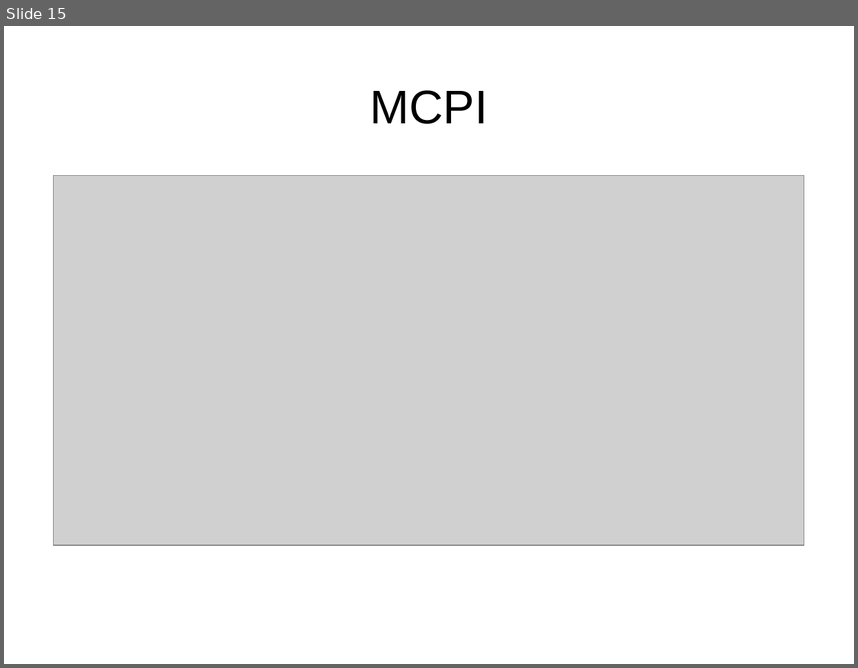
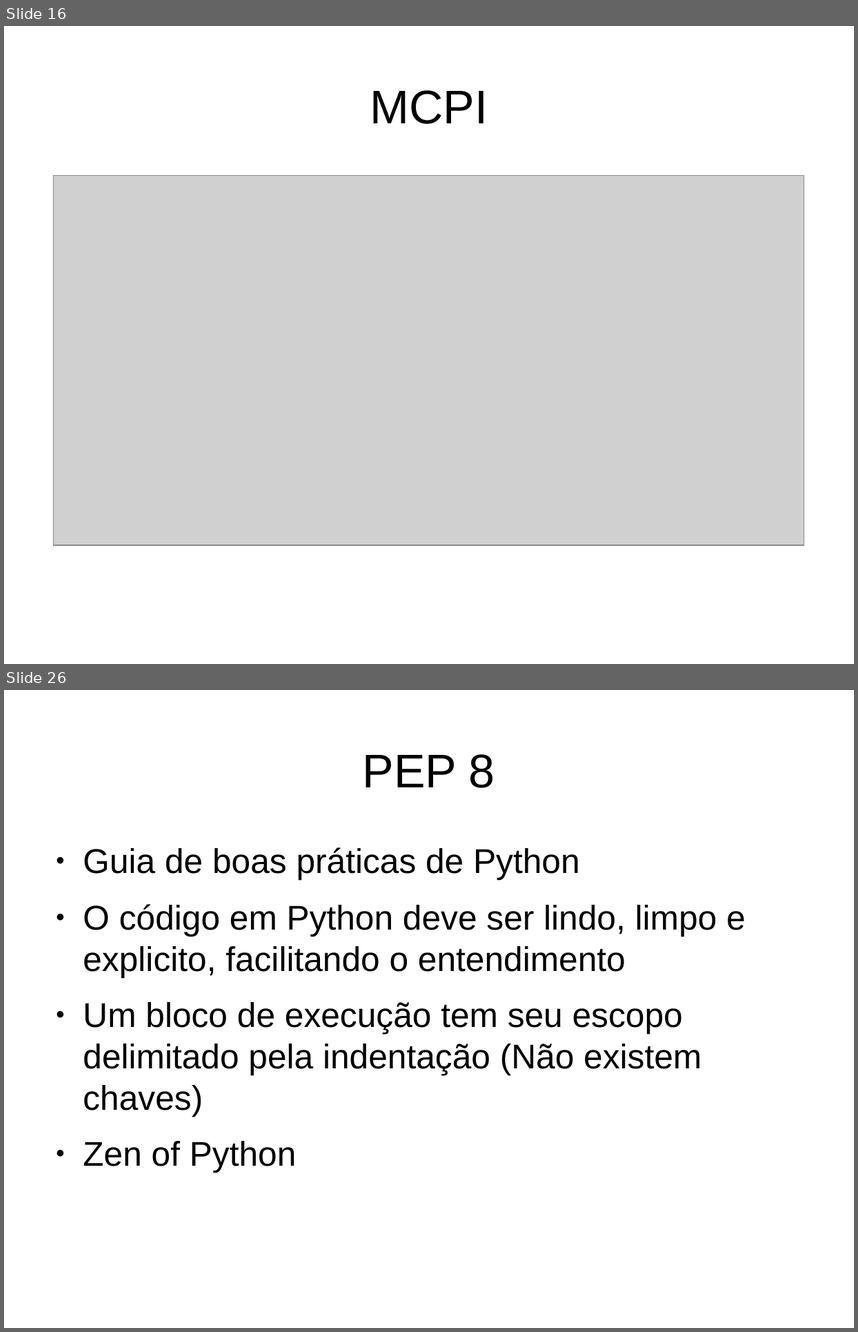
Before and after one commit to DiegoAscanio/minecraft-python, a slide deck: python-minecraft.odp. Shown one above the other, each under a label of ours: slide 15 before the commit, slides 16 and 26 after it; the slides between them are not shown. The pictures are 858x668 and 858x1332 pixels, drawn with LibreOffice and Linux fonts; fonts in the diff are those of the drawing; grey boxes stand for pictures. Boxes give left, top, right and bottom in pixels: in the first picture for what was removed or moved away, otherwise in the second. Text is boxed around its words. In the diff, an @@ line names an element or a change of style, - is before the commit and + after.

```diff
--- a/python-minecraft.odp
+++ b/python-minecraft.odp
@@ slide 26 added at bbox=[4, 690, 854, 1328], background #FFFFFF @@
@@ title added at bbox=[363, 754, 495, 788], 44 pt, text #000000 @@
+PEP 8
@@ text added at bbox=[83, 847, 746, 1172], 32 pt, text #000000 @@
+● Guia de boas práticas de Python
+● O código em Python deve ser lindo, limpo e explicito, facilitando o entendimento
+● Um bloco de execução tem seu escopo delimitado pela indentação (Não existem chaves)
+● Zen of Python
@@ what was slide 15 is now slide 16 @@
```
Also in this commit, not shown: 6 slides changed, 17 other slides added, 2 other files.
